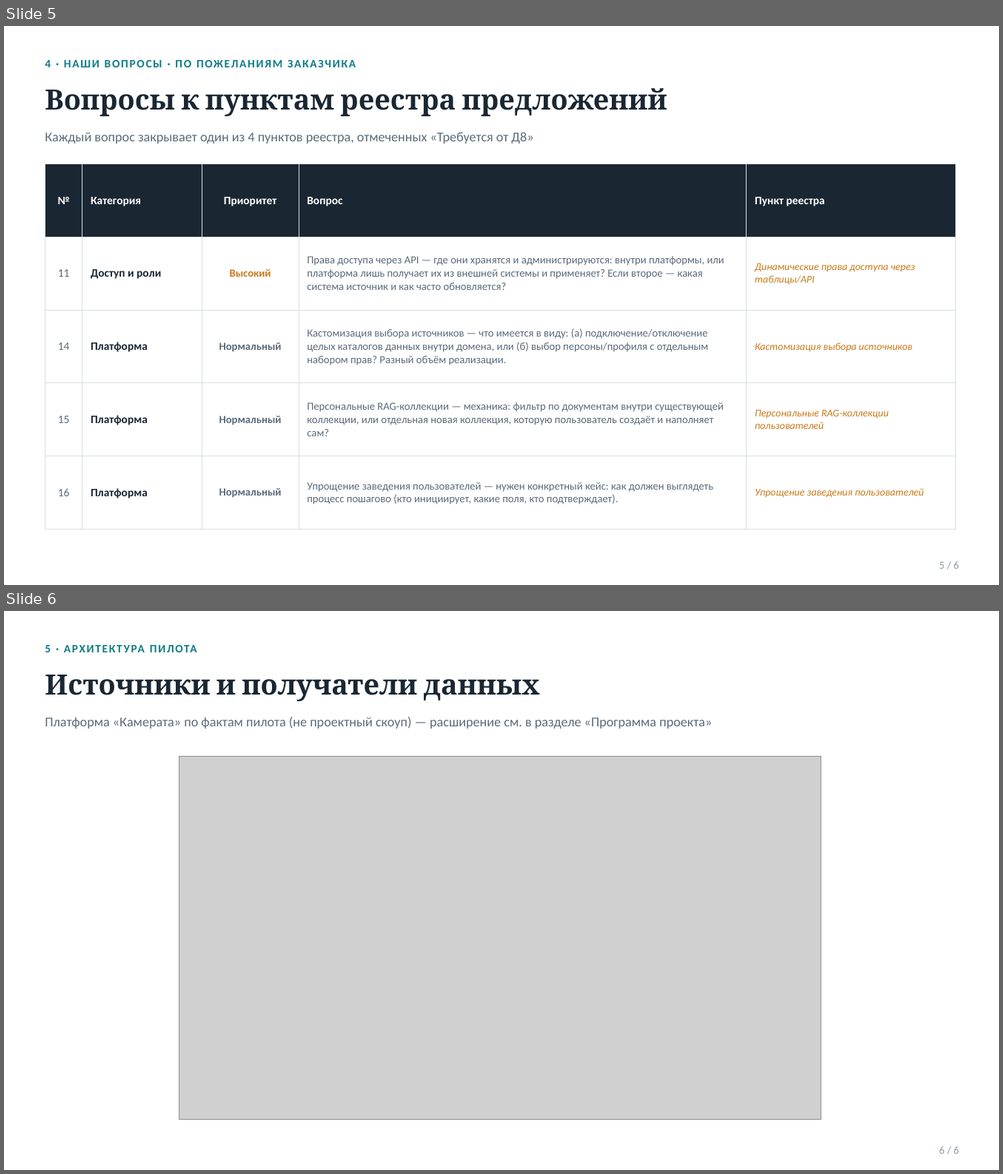
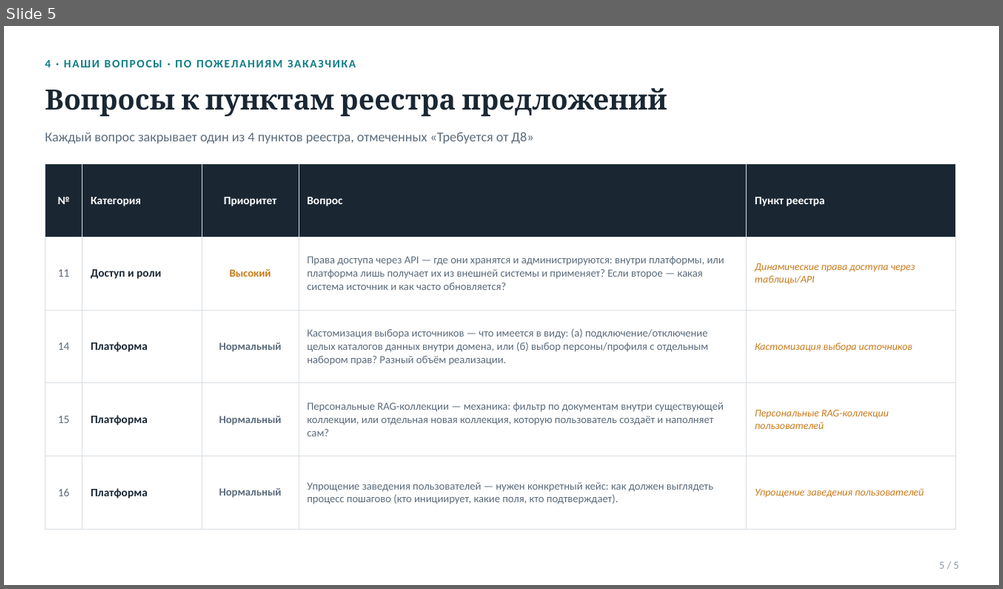
Before and after one commit to vladilslavandrosov-prog/job-RAG, a slide deck: docs/presentations/case-27-proekt-d8-skoup-i-voprosy.pptx. Shown one above the other, each under a label of ours: slides 5 and 6 before the commit, slide 5 after it. The pictures are 1003x1174 and 1003x589 pixels, drawn with LibreOffice and Linux fonts; fonts in the diff are those of the drawing; grey boxes stand for pictures. Boxes give left, top, right and bottom in pixels: in the first picture for what was removed or moved away, otherwise in the second. Text is boxed around its words. In the diff, an @@ line names an element or a change of style, - is before the commit and + after.

```diff
--- a/docs/presentations/case-27-proekt-d8-skoup-i-voprosy.pptx
+++ b/docs/presentations/case-27-proekt-d8-skoup-i-voprosy.pptx
@@ slide 6 removed at box(4, 611, 999, 1170), background #FFFFFF @@
@@ text removed at box(45, 645, 51, 652) @@
-5 · АРХИТЕКТУРА ПИЛОТА
@@ text removed at box(45, 675, 540, 701) @@
-Источники и получатели данных
@@ text removed at box(45, 717, 711, 729) @@
-Платформа «Камерата» по фактам пилота (не проектный скоуп) — расширение см. в разделе «Программа проекта»
@@ picture removed at box(179, 757, 821, 1120) @@
@@ text removed at box(939, 1147, 959, 1154) @@
-6 / 6
@@ slide 5 changed as well @@
@@ text at box(939, 562, 959, 569): text changed @@
-5 / 6
+5 / 5
```
Also in this commit, not shown: 4 other slides changed.
